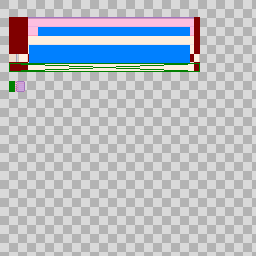
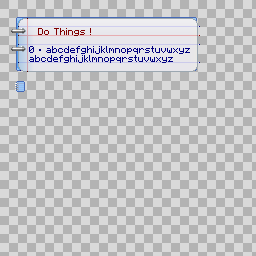
Two versions of the same layered image (256x256). Layer-by-layer changes:
hid group "Measurements" (4 layers) over [9, 17, 200, 92]
painted on "Text Areas" over [188, 27, 190, 63]
painted on "Patches" over [192, 17, 200, 72]
removed layer "Regions" (in "Measurements") (was 50%) from group "Measurements" over [9, 17, 200, 92]
renamed "Checker (ligh)" to "Regions", opacity 100% → 50%, moved it into group "Measurements", painted on it over [9, 17, 200, 92]
added layer "Header text" in group "Notebook" over [38, 28, 91, 36]
renamed "Header text" to "Item Text", painted on it over [29, 28, 190, 63]
"Paper patterns": blend normal → multiply over [18, 18, 200, 72]
painted on "Rings" over [10, 28, 26, 52]
painted on "Paper Outline" over [193, 18, 200, 72]
renamed "Item Text" to "Paper Shade", opacity 100% → 50%, moved it above "Paper Color", painted on it, masked it over [18, 18, 198, 72]
painted on "Paper Color" over [18, 18, 200, 72]
painted on "Back cover" over [17, 17, 199, 71]
added layer "Checker (ligh)" over [9, 17, 200, 92]
